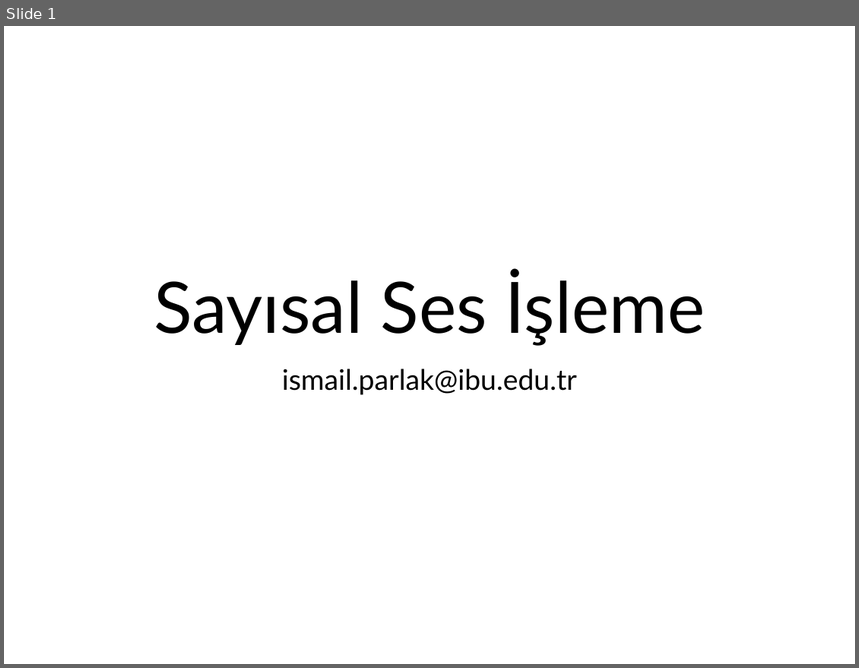
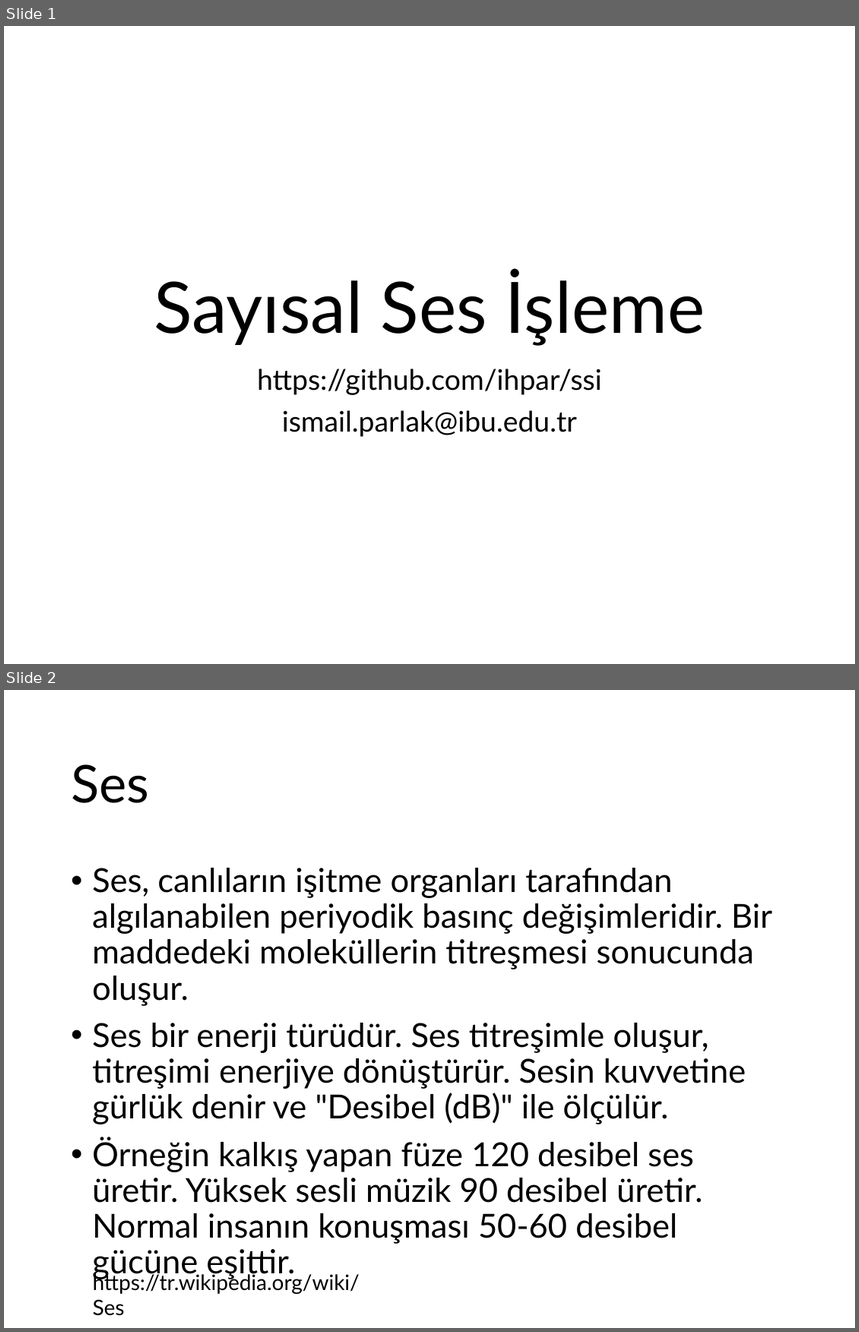
Before and after one commit to ihpar/ssi, a slide deck: slides/Slide_0.pptx. Shown one above the other, each under a label of ours: slide 1 before the commit, slides 1 and 2 after it. The pictures are 859x668 and 859x1332 pixels, drawn with LibreOffice and Linux fonts; fonts in the diff are those of the drawing. Boxes give left, top, right and bottom in pixels: in the first picture for what was removed or moved away, otherwise in the second. Text is boxed around its words. In the diff, an @@ line names an element or a change of style, - is before the commit and + after.

```diff
--- a/slides/Slide_0.pptx
+++ b/slides/Slide_0.pptx
@@ slide 2 added at (4, 690, 855, 1328), background #FFFFFF @@
@@ title added at (71, 764, 149, 803), 44 pt, text #000000 @@
+Ses
@@ text added at (92, 868, 772, 1280), 28 pt, text #000000 @@
+• Ses, canlıların işitme organları tarafından algılanabilen periyodik basınç değişimleridir. Bir maddedeki moleküllerin titreşmesi sonucunda oluşur.
+• Ses bir enerji türüdür. Ses titreşimle oluşur, titreşimi enerjiye dönüştürür. Sesin kuvvetine gürlük denir ve "Desibel (dB)" ile ölçülür.
+• Örneğin kalkış yapan füze 120 desibel ses üretir. Yüksek sesli müzik 90 desibel üretir. Normal insanın konuşması 50-60 desibel gücüne eşittir.
@@ text added at (93, 1271, 360, 1316), 18 pt, text #000000 @@
+https://tr.wikipedia.org/wiki/Ses
@@ slide 1 changed as well @@
@@ subtitle at (257, 369, 602, 395): paragraph added @@
+https://github.com/ihpar/ssi
```
Also in this commit, not shown: 4 other slides added, 1 slide removed.
